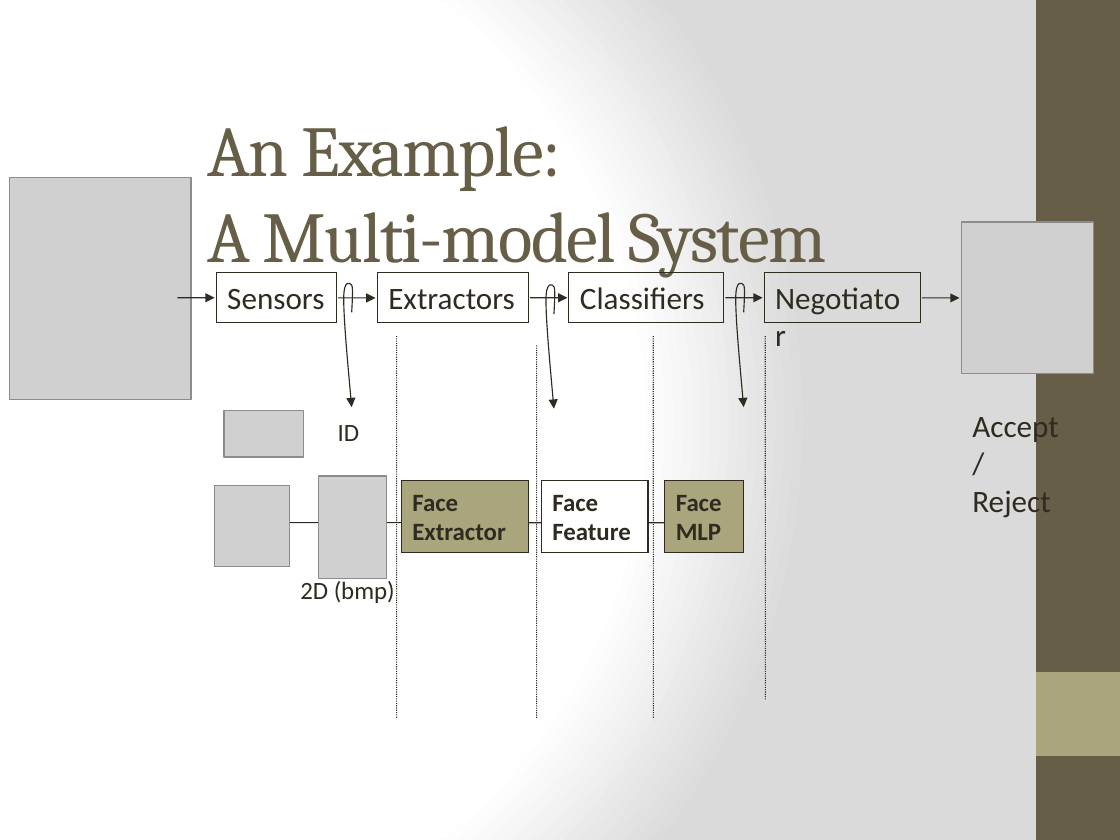
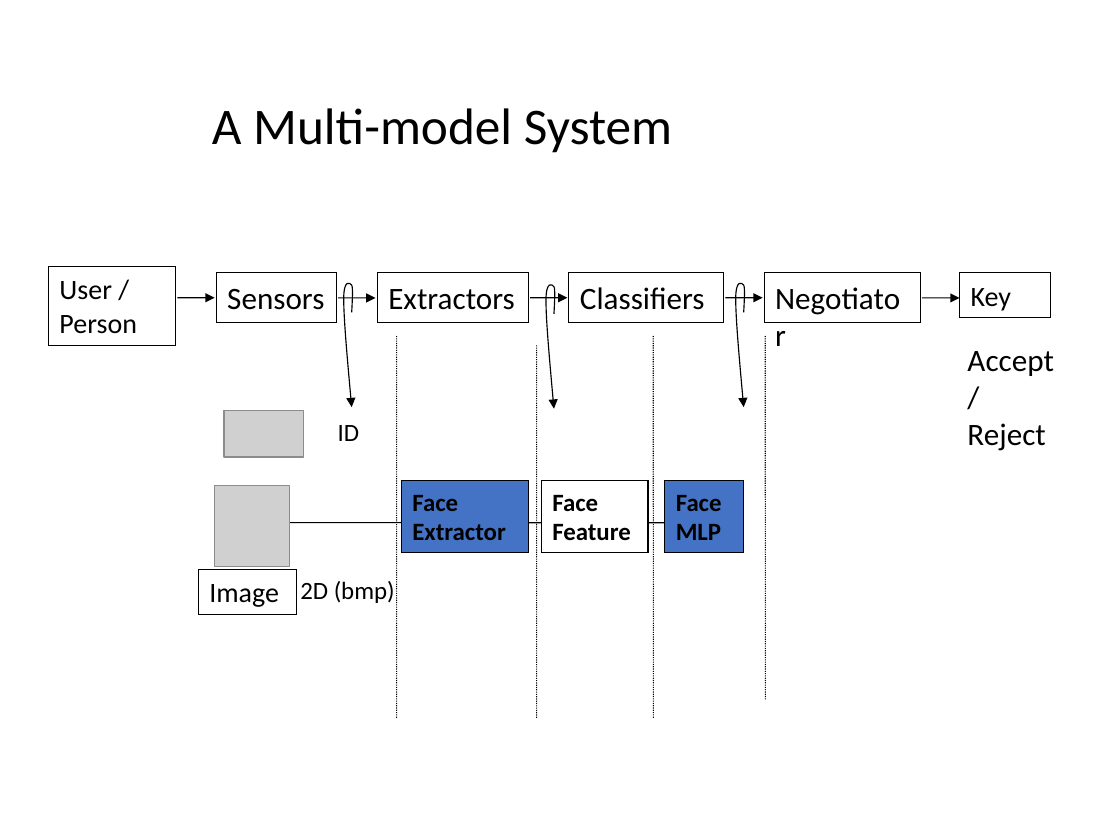
Before and after one commit to Humanpredator/Dream-Epic, a slide deck: slide 12 of Project Center/PPT/PPT.pptx. Drawn at 1120x840 pixels with LibreOffice and Linux fonts; fonts in the diff are those of the drawing; grey boxes stand for pictures. Boxes give left, top, right and bottom in pixels: in the first picture for what was removed or moved away, otherwise in the second. Text is boxed around its words. In the diff, an @@ line names an element or a change of style, - is before the commit and + after.

```diff
--- a/Project Center/PPT/PPT.pptx
+++ b/Project Center/PPT/PPT.pptx
@@ background gradient #FFFFFF to #DADADA to #FFFFFF @@
@@ rectangle removed at (1036, 0, 1120, 840) @@
@@ title at (212, 108, 672, 153): text changed; size 46 to 33 pt; font Cambria to Calibri; text colour #675E47 to #000000 @@
-An Example:
-A Multi-model System
+A Multi-model System
@@ picture removed at (9, 177, 190, 399) @@
@@ picture removed at (961, 222, 1093, 373) @@
@@ rectangle added at (48, 267, 176, 346), outline #000000 0.75 pt, 18 pt, text #000000 @@
+User / Person
@@ arrow (177, 298) - (215, 298): stroke #2F2B20 0.75 pt to #000000 0.75 pt @@
@@ arrow (338, 298) - (375, 298): stroke #2F2B20 0.75 pt to #000000 0.75 pt @@
@@ arrow (530, 298) - (568, 298): stroke #2F2B20 0.75 pt to #000000 0.75 pt @@
@@ outline #2F2B20 0.75 pt to #000000 0.75 pt in 3 elements at (344, 279, 353, 408), (736, 279, 745, 408), (547, 280, 556, 409) @@
@@ arrow (726, 298) - (763, 298): stroke #2F2B20 0.75 pt to #000000 0.75 pt @@
@@ arrow (922, 298) - (960, 298): stroke #2F2B20 0.75 pt to #000000 0.75 pt @@
@@ rectangle added at (960, 273, 1051, 318), outline #000000 0.75 pt, 18 pt, text #000000 @@
+Key
@@ line (396, 336) - (396, 719): stroke #2F2B20 0.75 pt dashed to #000000 0.75 pt dashed @@
@@ line (536, 345) - (536, 719): stroke #2F2B20 0.75 pt dashed to #000000 0.75 pt dashed @@
@@ line (653, 336) - (653, 719): stroke #2F2B20 0.75 pt dashed to #000000 0.75 pt dashed @@
@@ line (765, 336) - (765, 700): stroke #2F2B20 0.75 pt dashed to #000000 0.75 pt dashed @@
@@ text colour #2F2B20 to #000000 in 3 elements at (300, 581, 395, 603), (338, 425, 360, 441), (967, 351, 1054, 451) @@
@@ text "Accept/": place and size @@
-text "Accept/" at (972, 411, 1059, 520)
+text "Accept/" at (967, 351, 1054, 451)
@@ picture removed at (318, 476, 386, 579) @@
@@ rectangle "Face" at (401, 480, 529, 553): text colour #2F2B20 to #000000; fill #A9A57C to #4472C4; outline #2F2B20 0.75 pt to #000000 0.75 pt @@
@@ text colour #2F2B20 to #000000; outline #2F2B20 0.75 pt to #000000 0.75 pt in 5 elements at (216, 273, 336, 323), (377, 273, 529, 323), (569, 273, 724, 323), (764, 273, 921, 323), (541, 480, 647, 553) @@
@@ rectangle "Face" at (665, 480, 744, 553): text colour #2F2B20 to #000000; fill #A9A57C to #4472C4; outline #2F2B20 0.75 pt to #000000 0.75 pt @@
@@ line (271, 523) - (700, 523): stroke #2F2B20 0.75 pt to #000000 0.75 pt @@
@@ rectangle added at (198, 569, 296, 614), outline #000000 0.75 pt, 18 pt, text #000000 @@
+Image
@@ rectangle removed at (1036, 672, 1120, 756) @@
```
Also in this commit, not shown: 15 other slides changed, 1 slide added, 1 slide removed, 3 other files.
